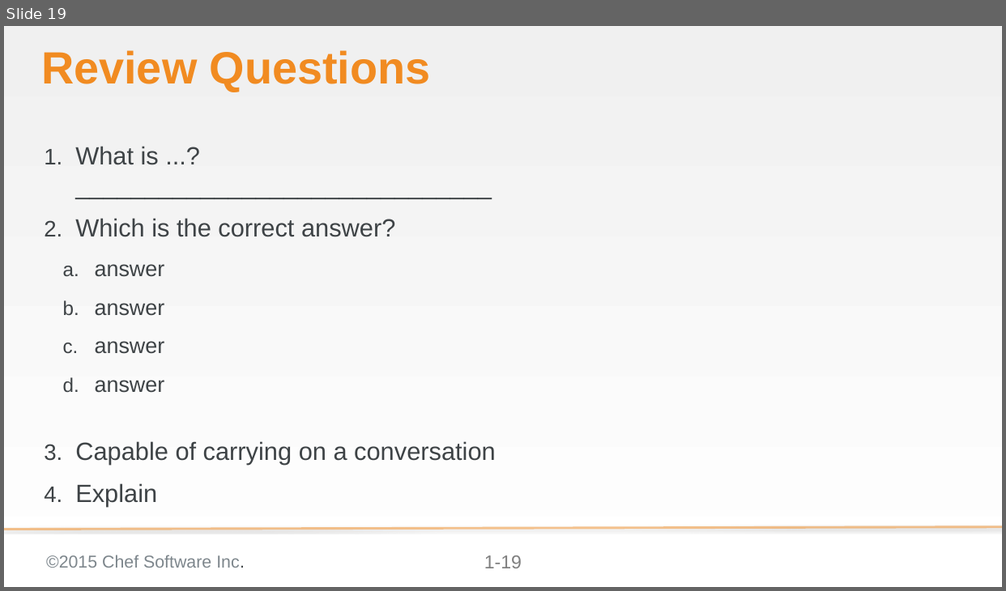
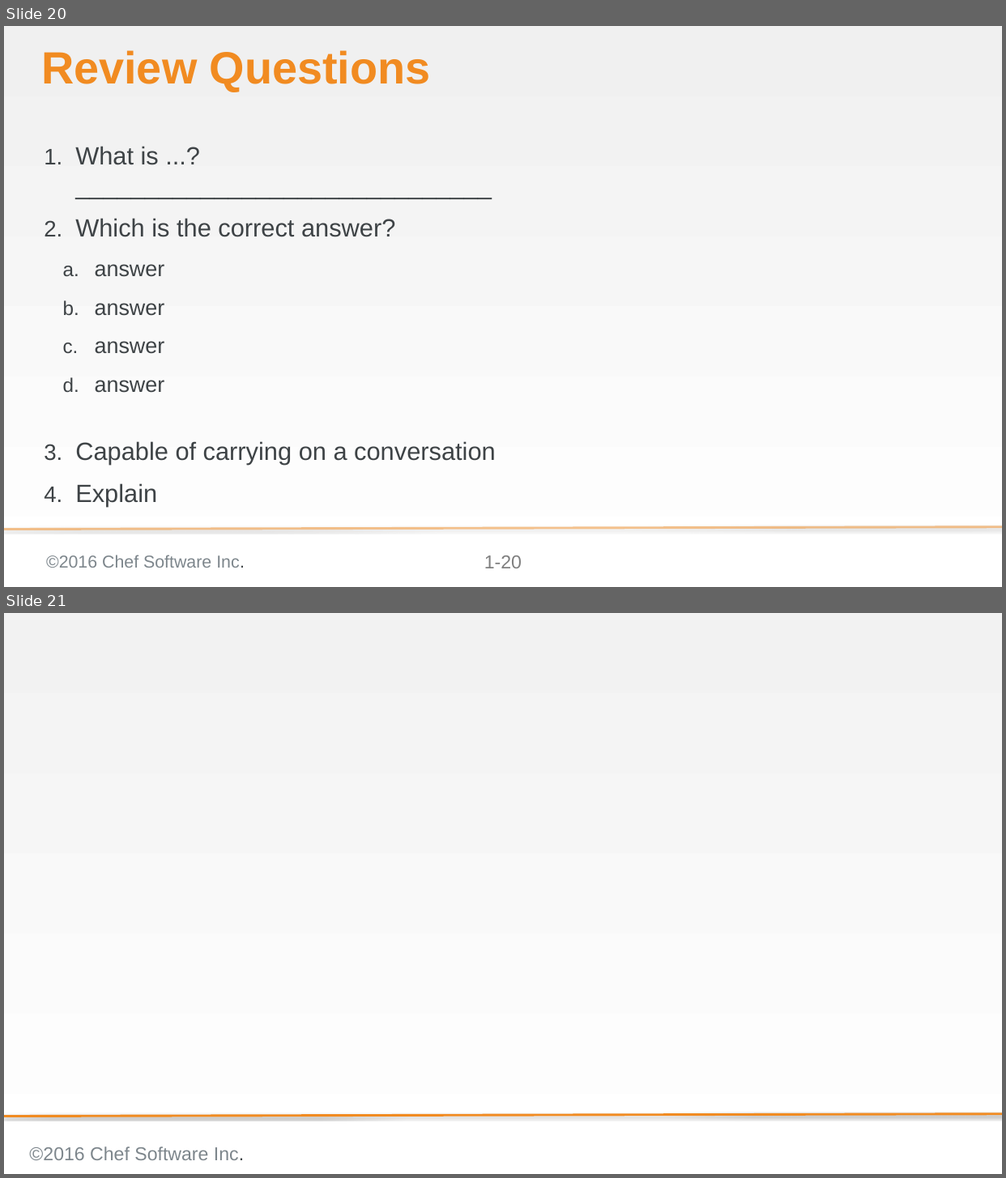
Before and after one commit to bchamby/chef-compliance-installation-configuration-operation, a slide deck: 02-Install.pptx. Shown one above the other, each under a label of ours: slide 19 before the commit, slides 20 and 21 after it. The pictures are 1006x591 and 1006x1178 pixels, drawn with LibreOffice and Linux fonts; fonts in the diff are those of the drawing; background and template pictures are left out. Boxes give left, top, right and bottom in pixels: in the first picture for what was removed or moved away, otherwise in the second. Text is boxed around its words. In the diff, an @@ line names an element or a change of style, - is before the commit and + after.

```diff
--- a/02-Install.pptx
+++ b/02-Install.pptx
@@ slide 21 added at [4,613,1002,1174], background gradient #F2F2F2 to #FFFFFF @@
@@ line added from (1002, 1114) to (4, 1117), #F18B21 3 pt @@
@@ text added at [29,1147,244,1161], 24 pt, text #7D868C @@
+©2016 Chef Software Inc.
@@ what was slide 19 is now slide 20 @@
@@ slide 20 changed as well @@
@@ text at [46,555,245,568]: text changed @@
-©2015 Chef Software Inc.
+©2016 Chef Software Inc.
@@ page number at [484,556,522,569]: text changed @@
-1-19
+1-20
```
Also in this commit, not shown: 15 other slides changed, 4 other slides added, 5 slides removed.
